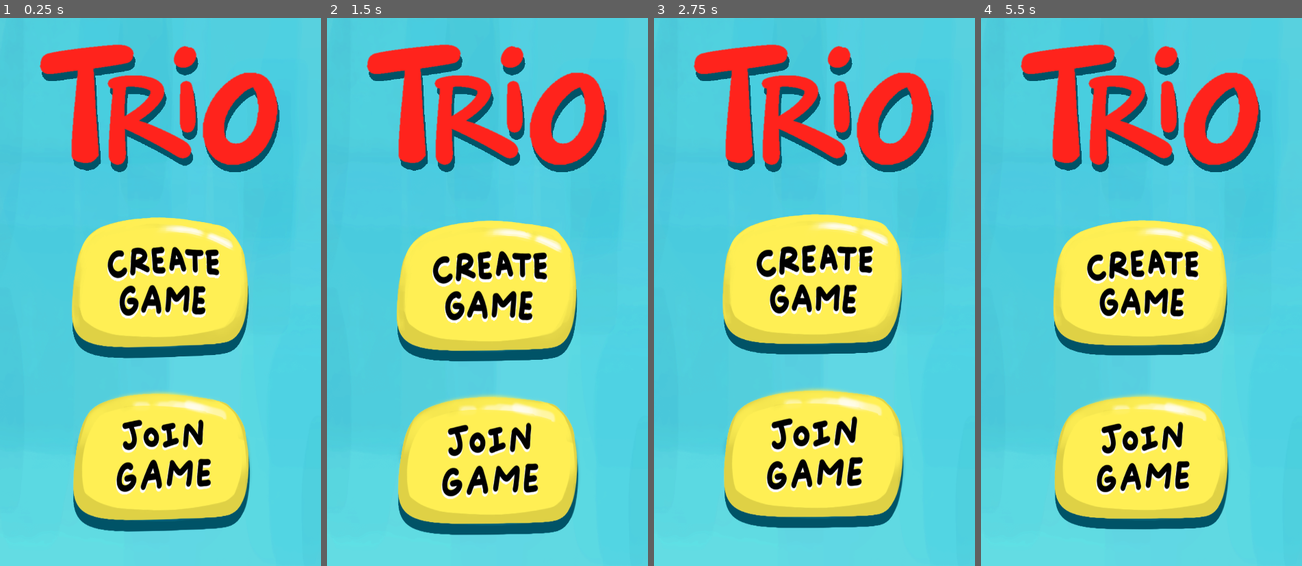
Above: before the commit, frames 1-4 (left to right).
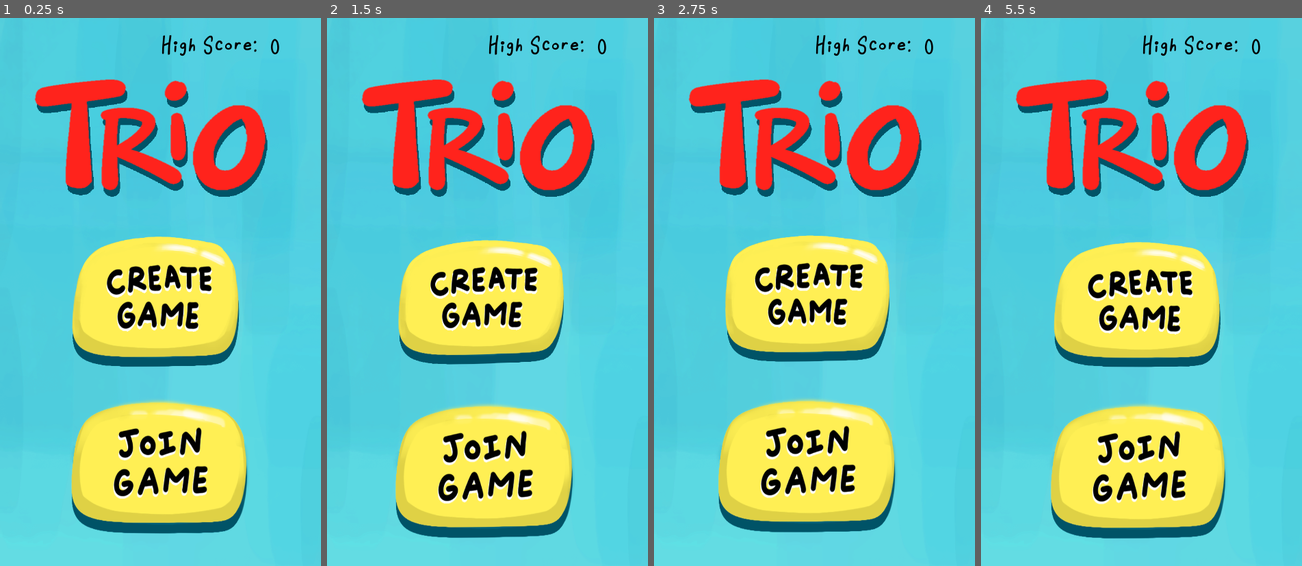
Above: after the commit, the same moments.

Repository: brennanho/Trio
Game: Godot game, scene res://Main.tscn
The game is run twice, just before and just after one commit, with the same random seed, the same clock (stepped at 60 frames per second) and the same inputs.
Inputs (mouse positions are in pixels of both pictures, inside the frame that each line leads up to; where the layout moved, square brackets give the same spot in the first picture):
- Up to frame 1 (0.25 s): no input
- Up to frame 2 (1.5 s): click (481, 297) [484, 286] at 0.5 s; click (481, 297) [484, 286] at 1.25 s
- Up to frame 3 (2.75 s): click (808, 297) [811, 286] at 2 s
- Up to frame 4 (5.5 s): no input

The runs differ from the first frame. In frame 1, 25% of the frame differs, in the area x 10-88%, y 3-95%; in frame 2, 24%; in frame 3, 27%; in frame 4, 27%.
Error in both runs: Invalid get index '1' (on base: 'Array'). (res://scripts/button.gd:5)

Commit message:
Added save functionality for highscore

Diff:
--- a/Lobby.tscn
+++ b/Lobby.tscn
@@ -96,7 +96,7 @@
 rect_rotation = 89.9868
 custom_fonts/font = SubResource( 1 )
 custom_colors/font_color = Color( 0, 0, 0, 1 )
-text = "ROOM NAME"
+text = "No WiFi..."
 align = 1
 script = ExtResource( 11 )
 
@@ -104,7 +104,7 @@
 position = Vector2( 947.176, 513.004 )
 scale = Vector2( 0.448125, 0.498043 )
 frames = SubResource( 2 )
-frame = 2
+frame = 4
 playing = true
 flip_v = true
 
--- a/Main.tscn
+++ b/Main.tscn
@@ -19,6 +19,8 @@
 [ext_resource path="res://Menu_Sprites/PoPs/final-6.png" type="Texture" id=17]
 [ext_resource path="res://Menu_Sprites/PoPs/final-7.png" type="Texture" id=18]
 [ext_resource path="res://Menu_Sprites/PoPs/final-9.png" type="Texture" id=19]
+[ext_resource path="res://fonts/Robi-Regular.ttf" type="DynamicFontData" id=20]
+[ext_resource path="res://scripts/highscore.gd" type="Script" id=21]
 
 [sub_resource type="DynamicFont" id=1]
 
@@ -34,6 +36,11 @@
 "speed": 7.0
 } ]
 
+[sub_resource type="DynamicFont" id=3]
+
+size = 45
+font_data = ExtResource( 20 )
+
 [node name="Menu" type="Control"]
 anchor_right = 1.0
 anchor_bottom = 1.0
@@ -46,19 +53,19 @@
 show_behind_parent = true
 anchor_right = 1.0
 anchor_bottom = 1.0
-margin_left = -26.0
+margin_left = -27.7581
 margin_top = -32.0
-margin_right = 38.0
+margin_right = 36.2419
 margin_bottom = 22.0
 texture = ExtResource( 1 )
 expand = true
 stretch_mode = 1
 
 [node name="Title" type="TextureRect" parent="."]
-margin_left = -2.0
-margin_top = -13.5054
-margin_right = 599.0
-margin_bottom = 339.495
+margin_left = -9.03241
+margin_top = 56.3235
+margin_right = 573.968
+margin_bottom = 381.323
 rect_clip_content = true
 texture = ExtResource( 2 )
 expand = true
@@ -77,10 +84,10 @@
 [node name="Create_Game" type="TextureButton" parent="."]
 light_mask = 0
 material = ExtResource( 5 )
-margin_left = 23.5732
-margin_top = 333.827
-margin_right = 573.573
-margin_bottom = 663.827
+margin_left = 34.3066
+margin_top = 377.549
+margin_right = 547.307
+margin_bottom = 672.549
 rect_rotation = 359.829
 texture_normal = ExtResource( 6 )
 texture_pressed = ExtResource( 7 )
@@ -89,10 +96,10 @@
 
 [node name="Join_Game" type="TextureButton" parent="."]
 material = ExtResource( 5 )
-margin_left = 26.0266
-margin_top = 667.574
-margin_right = 576.027
-margin_bottom = 997.574
+margin_left = 18.9675
+margin_top = 687.226
+margin_right = 564.968
+margin_bottom = 1001.23
 rect_rotation = 360.024
 texture_normal = ExtResource( 9 )
 texture_pressed = ExtResource( 10 )
@@ -104,8 +111,20 @@
 position = Vector2( 503.56, 662.227 )
 scale = Vector2( 0.143161, 0.197384 )
 frames = SubResource( 2 )
-frame = 2
+frame = 1
 playing = true
+
+[node name="Highscore" type="Label" parent="."]
+margin_left = 240.695
+margin_top = 28.5525
+margin_right = 590.695
+margin_bottom = 115.553
+custom_fonts/font = SubResource( 3 )
+custom_colors/font_color = Color( 0, 0, 0, 1 )
+text = "High Score:
+"
+align = 1
+script = ExtResource( 21 )
 
 [connection signal="button_down" from="Find_Opponent" to="Find_Opponent" method="_on_Find_Opponent_button_down"]
 [connection signal="pressed" from="Create_Game" to="Create_Game" method="_on_Create_Game_pressed"]
--- a/Select_Room.tscn
+++ b/Select_Room.tscn
@@ -110,7 +110,7 @@
 rotation = 1.5708
 scale = Vector2( 0.499022, 0.562123 )
 frames = SubResource( 8 )
-frame = 3
+frame = 1
 playing = true
 
 [connection signal="pressed" from="Back" to="Back" method="_on_Back_pressed"]
--- a/Start_Game.tscn
+++ b/Start_Game.tscn
@@ -194,13 +194,13 @@
 
 [sub_resource type="DynamicFont" id=13]
 
-size = 60
+size = 55
 use_mipmaps = true
 font_data = ExtResource( 7 )
 
 [sub_resource type="DynamicFont" id=14]
 
-size = 60
+size = 55
 font_data = ExtResource( 7 )
 
 [node name="Main" type="Control"]
@@ -488,7 +488,6 @@
 anims/fader = SubResource( 8 )
 
 [node name="card_9" type="TextureRect" parent="Game_Screen"]
-editor/display_folded = true
 margin_top = 366.0
 margin_right = 110.0
 margin_bottom = 516.0
@@ -619,9 +618,9 @@
 autostart = true
 
 [node name="Sets_Remaining" type="Label" parent="."]
-margin_left = 34.4277
+margin_left = 45.5315
 margin_top = 259.213
-margin_right = 376.428
+margin_right = 387.531
 margin_bottom = 315.213
 custom_fonts/font = SubResource( 13 )
 custom_colors/font_color = Color( 0, 0, 0, 1 )
@@ -657,9 +656,9 @@
 [node name="Label" type="Label" parent="Timer"]
 modulate = Color( 0, 0, 0, 1 )
 self_modulate = Color( 0, 0, 0, 1 )
-margin_left = 452.798
+margin_left = 460.2
 margin_top = 259.136
-margin_right = 528.798
+margin_right = 536.2
 margin_bottom = 315.136
 rect_rotation = 359.64
 custom_fonts/font = SubResource( 14 )
--- a/back_rooms.gd
+++ /dev/null
@@ -1,5 +0,0 @@
-extends Button
-
-func _on_Back_pressed():
-	global.refresh_globals()
-	get_tree().change_scene("Main.tscn")
--- a/scripts/Scores.gd
+++ b/scripts/Scores.gd
@@ -1,17 +1,20 @@
 extends GridContainer
+const FONT_SIZE = 45
+const BLACK = Color(0,0,0)
+const RED = Color(1,0,0)
 
 func _ready():
 	self.add_color_override("", Color(0.1,0.5,1))
 	for player_id in global.players_score.keys():
 		var player = Label.new()
 		var font = DynamicFont.new()
-		font.size = 45
+		font.size = FONT_SIZE
 		font.font_data = load("res://fonts/Robi-Regular.ttf")
 		player.text =  str(global.fruits[player_id%global.fruits.size()]) + " : " + str(global.players_score[player_id])
 		player.align = player.ALIGN_RIGHT
 		player.add_font_override("font", font)
-		player.add_color_override("font_color", Color(0,0,0))
+		player.add_color_override("font_color", BLACK)
 		player.name = str(player_id)
 		if str(player_id) == str(global.my_name):
-			player.add_color_override("font_color", Color(1,0,0))
+			player.add_color_override("font_color", RED)
 		add_child(player)
--- a/scripts/button.gd
+++ b/scripts/button.gd
@@ -6,7 +6,6 @@
 	global.prev_scene = "Main.tscn"
 	Transition.fade_to("Lobby.tscn")
 
-
 func _on_Join_Game_pressed():
 	global.network_role = "Client"
 	global.prev_scene = "Main.tscn"
--- a/scripts/card.gd
+++ b/scripts/card.gd
@@ -18,13 +18,11 @@
 	card.append(get_parent().get_name())
 	get_parent().get_parent().add_card(card)
 	if i % 2 == 0:
-		#get_node("fade").play("fader")
 		self.rect_position.x += 15
 		get_parent().self_modulate = "#002956"
 	else:
 		self.rect_position.x -= 15
 		get_parent().self_modulate = "#ffffff"
-		#get_node("fade").play_backwards("fader")
 	i += 1
 
 func _ready():
--- a/scripts/find_opponent.gd
+++ b/scripts/find_opponent.gd
@@ -1,6 +1,6 @@
 extends Button
-const server_url = "ws://testing123456.localtunnel.me/socket.io/?EIO=3&transport=websocket"
-const localhost = "ws://127.0.0.1:8092/socket.io/?EIO=3&transport=websocket"
+const SERVER_URL = "ws://testing123456.localtunnel.me/socket.io/?EIO=3&transport=websocket"
+const LOCALHOST = "ws://127.0.0.1:8092/socket.io/?EIO=3&transport=websocket"
 
 #Websocket signals
 func _connection_established():
@@ -36,7 +36,7 @@
 func _on_Find_Opponent_button_down():
 	self.disabled = true
 	set_process(true)
-	while global.ws.connect_to_url(server_url, PoolStringArray(['Find Opponent']), false) != 0:
+	while global.ws.connect_to_url(SERVER_URL, PoolStringArray(['Find Opponent']), false) != 0:
 		print("Attempting to connect to server...")
 
 func _process(delta):
--- a/scripts/game_screen.gd
+++ b/scripts/game_screen.gd
@@ -85,10 +85,11 @@
 ]
 
 var set = []
+const MIN_SETS = 2
 
 #Ensures there is atleast 1 set on the board
 func make_board_valid(victim_card):
-	while get_set_count() < 2: #Shuffle a card back into the deck from the table and draw a new one
+	while get_set_count() < MIN_SETS: #Shuffle a card back into the deck from the table and draw a new one
 		var card_node = get_node("card_" + victim_card).get_node("card")
 		card_node.refresh_card()
 	return get_set_count()
--- a/scripts/global.gd
+++ b/scripts/global.gd
@@ -14,6 +14,7 @@
 var prev_scene
 var game_mode
 var discover_thread
+var high_score = 0
 
 var socket_id
 var opp_socket_id
@@ -100,6 +101,26 @@
 	"Tamarind",
 	"Yuzu"]
 
+#Save current high score
+func save_score(score):
+	var data = File.new()
+	data.open("user://game.save", File.WRITE)
+	var save_data = {"score": score}
+	data.store_line(to_json(save_data))
+	data.close()
+
+#Load high score on game start
+func load_score():
+	var data = File.new()
+	data.open("user://game.save", File.READ)
+	if data.get_len() == 0:
+		data.close()
+		return 0
+	else:
+		var load_data = parse_json(data.get_line())
+		data.close()
+		return load_data['score']
+
 func ip_to_name(ip):
 	var hashed = 0
 	ip = ip.split('.')
--- /dev/null
+++ b/scripts/highscore.gd
@@ -0,0 +1,5 @@
+extends Label
+
+#Loads the highscore on screen
+func _ready():
+	self.text = "High Score:  " + str(global.load_score())
--- a/scripts/lobby.gd
+++ b/scripts/lobby.gd
@@ -1,5 +1,8 @@
 extends VBoxContainer
-var start_title
+const FONT_SIZE = 45
+const BLACK = Color(0,0,0)
+const RED = Color(1,0,0)
+
 
 sync func start_game(scene_to_load, seed_val, peer):
 	if peer.get_unique_id() == 1: #peer is server
@@ -24,12 +27,12 @@
 	var player = Label.new()
 	player.text = str(global.fruits[player_id%global.fruits.size()])
 	var font = DynamicFont.new()
-	font.size = 40
+	font.size = FONT_SIZE
 	font.font_data = load("res://fonts/Robi-Regular.ttf")
 	player.add_font_override("font", font)
-	player.add_color_override("font_color", Color(0,0,0))
+	player.add_color_override("font_color", BLACK)
 	if str(player_id) == str(global.my_name):
-		player.add_color_override("font_color", Color(1,0,0))
+		player.add_color_override("font_color", RED)
 	player.align = ALIGN_CENTER
 	player.valign = VALIGN_CENTER
 	add_child(player)
--- a/scripts/network.gd
+++ b/scripts/network.gd
@@ -53,11 +53,8 @@
 	while global.discovery_on:
 		var client_ip = global.udp_sock.get_var()
 		if client_ip != null:
-			#print("Sending ", client_ip, " my server_ip ", my_ip)
 			global.udp_sock.set_dest_address(client_ip, udp_client_port)
 			global.udp_sock.put_var(my_ip)
-			client_ip = null
-		OS.delay_msec(100)
 	return 0
 
 func init_server():
--- a/scripts/rooms.gd
+++ b/scripts/rooms.gd
@@ -2,6 +2,9 @@
 const udp_client_port = 56883
 const udp_server_port = 56884
 const MAX_ATTEMPTS = 150
+const BROADCAST_ADDR = "255.255.255.255"
+const BUTTON_MARGIN_TOP = 30
+const FONT_SIZE = 40
 var servers = {}
 
 class Server:
@@ -20,7 +23,7 @@
 	global.discovery_on = true
 	if global.discovery_on:
 		var addresses = IP.get_local_addresses()
-		addresses.append("255.255.255.255")
+		addresses.append(BROADCAST_ADDR)
 		for addr in addresses:
 			var parts = addr.split('.')
 			if parts.size() == 4:
@@ -32,7 +35,6 @@
 					var server_ip_split = PoolStringArray(server_ip.split(".")).join("")
 					if not(server_ip in updated_servers):
 						updated_servers[server_ip] = server_ip_split
-			global.wait(0.1)
 	global.udp_sock.close()
 	return updated_servers
 
@@ -55,13 +57,13 @@
 			var server_button = TextureButton.new()
 			var label = Label.new()
 			var font = DynamicFont.new()
-			font.size = 40
+			font.size = FONT_SIZE
 			font.font_data = load("res://fonts/Robi-Regular.ttf")
 			label.add_font_override("font", font)
 			label.add_color_override("font_color", Color(0,0,0))
 			label.text = server_ip
 			label.margin_left = get_parent().rect_size.x/3.5
-			label.margin_top = 30
+			label.margin_top = BUTTON_MARGIN_TOP
 			server_button.name = server_ip
 			server_button.mouse_filter = server_button.MOUSE_FILTER_PASS
 			server_button.connect("pressed", self, "_pressed", [server_ip])
--- a/scripts/timer.gd
+++ b/scripts/timer.gd
@@ -4,6 +4,8 @@
 func _process(delta):
 	self.text = str(stepify(timer.time_left, 1))
 	if timer.is_stopped():
+		if global.players_score[global.my_name] > global.load_score():
+			global.save_score(global.players_score[global.my_name])
 		var network_role = global.network_role
 		global.refresh_globals()
 		global.network_role = network_role
--- a/scripts/transition.gd
+++ b/scripts/transition.gd
@@ -1,7 +1,6 @@
 extends CanvasLayer
 
 #Tutorial: https://fede0d.github.io/blog/2016/02/07/Godot-Extra-Tips-2.html
-
 # STORE THE SCENE PATH
 var path = ""
 
Not shown: 1 places in Main.tscn that only renumber resources
Not shown, changed: export_presets.cfg
Not shown, changed: Set.apk
